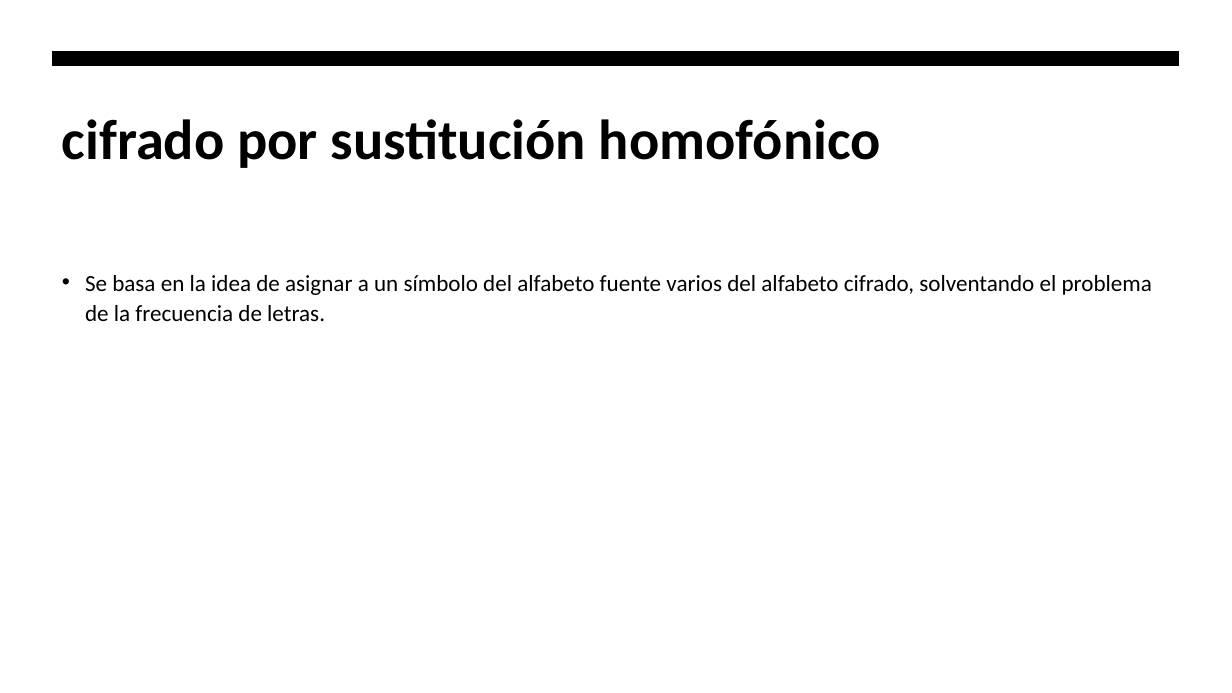
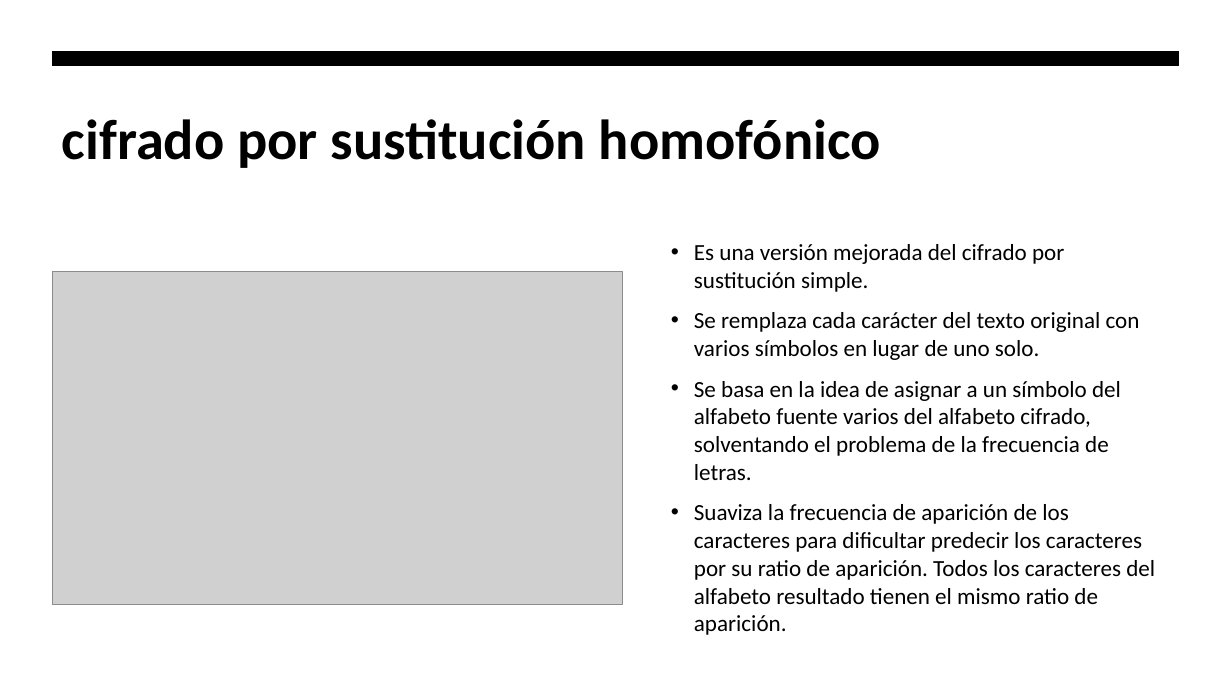
Before and after one commit to hombrefrustrado/criptografia-presentaci-n, a slide deck: slide 19 of criptografía teorica.pptx (slide 15 before the commit). Drawn at 1232x693 pixels with LibreOffice and Linux fonts; fonts in the diff are those of the drawing; grey boxes stand for pictures. Boxes give left, top, right and bottom in pixels: in the first picture for what was removed or moved away, otherwise in the second. Text is boxed around its words. In the diff, an @@ line names an element or a change of style, - is before the commit and + after.

```diff
--- a/criptografía teorica.pptx
+++ b/criptografía teorica.pptx
@@ rectangle added at (x1=0, y1=0, x2=1232, y2=693), fill #FFFFFF @@
@@ text "Es una versión mejorada del ..." moved from (x1=85, y1=275, x2=1152, y2=321) to (x1=694, y1=244, x2=1155, y2=635) @@
@@ text at (x1=694, y1=244, x2=1140, y2=360): paragraphs added @@
+• Es una versión mejorada del cifrado por sustitución simple.
+• Se remplaza cada carácter del texto original con varios símbolos en lugar de uno solo.
@@ picture added at (x1=53, y1=272, x2=623, y2=605) @@
@@ text at (x1=694, y1=381, x2=1121, y2=480): line spacing 1.1 to 1 @@
@@ text at (x1=694, y1=504, x2=1155, y2=635): paragraph added @@
+• Suaviza la frecuencia de aparición de los caracteres para dificultar predecir los caracteres por su ratio de aparición. Todos los caracteres del alfabeto resultado tienen el mismo ratio de aparición.
```
Also in this commit, not shown: 3 other slides changed, 6 slides added, 2 slides removed, 3 other files.
